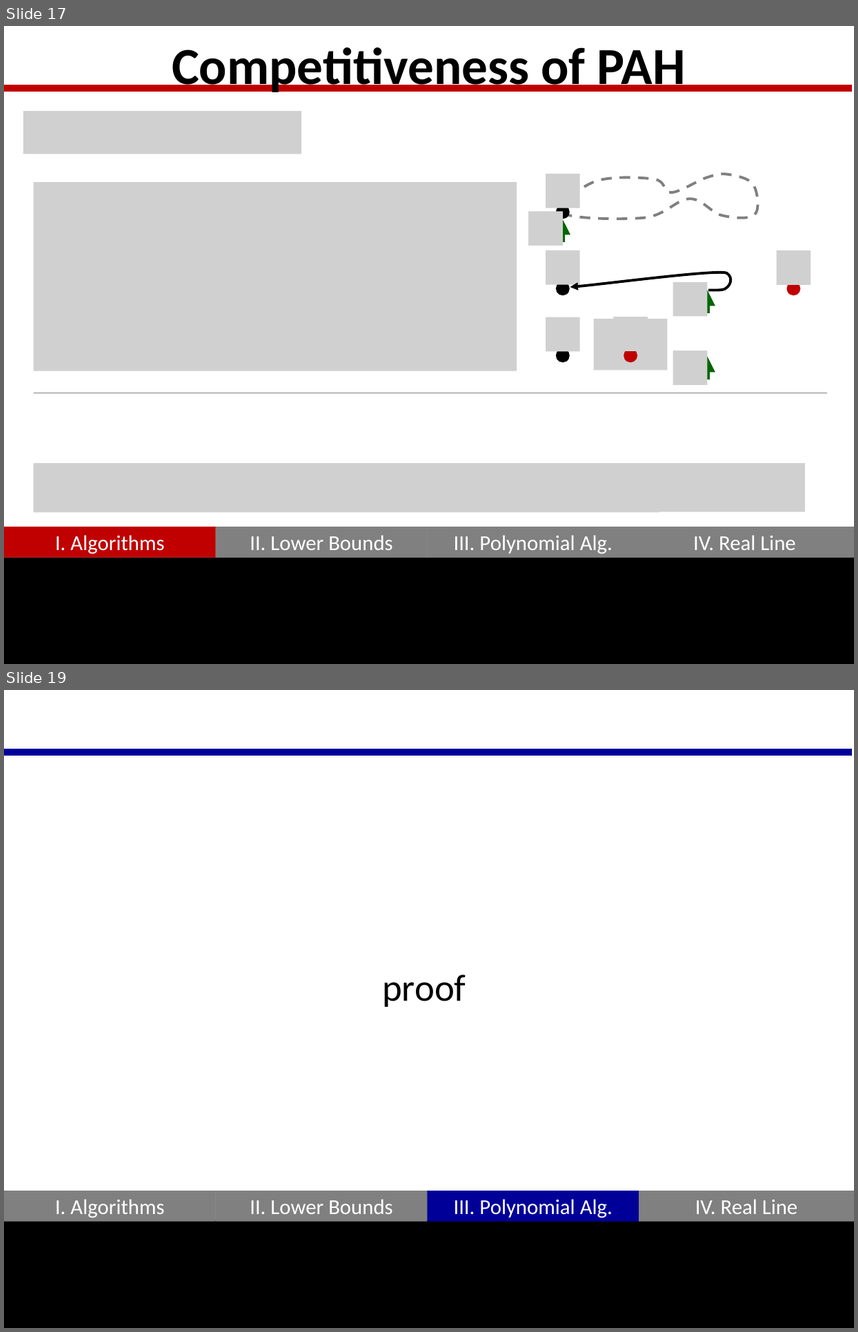
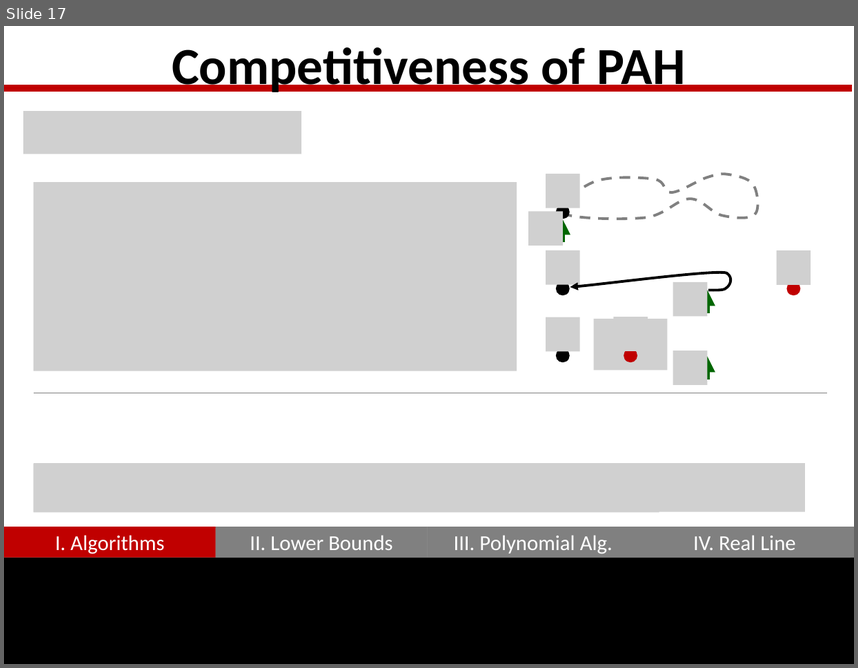
Before and after one commit to GraffL/talk-online-tsp, a slide deck: Präsentation43.pptx. Shown one above the other, each under a label of ours: slides 17 and 19 before the commit, slide 17 after it; the slides between them are not shown. The pictures are 858x1332 and 858x668 pixels, drawn with LibreOffice and Linux fonts; fonts in the diff are those of the drawing; grey boxes stand for pictures. Boxes give left, top, right and bottom in pixels: in the first picture for what was removed or moved away, otherwise in the second. Text is boxed around its words. In the diff, an @@ line names an element or a change of style, - is before the commit and + after.

Commit message:
Finished proof for CHR

```diff
--- a/Präsentation43.pptx
+++ b/Präsentation43.pptx
@@ slide 19 removed at [4, 690, 854, 1328], background #FFFFFF; not listed: 6 template elements that a slide beside it also shows @@
@@ line removed from (4, 752) to (853, 752) @@
@@ text removed at [382, 974, 466, 1007] @@
-proof
@@ rectangle removed at [4, 1191, 216, 1221] @@
-I. Algorithms
@@ rectangle removed at [428, 1191, 639, 1221] @@
-III. Polynomial Alg.
@@ rectangle removed at [639, 1191, 854, 1221] @@
-IV. Real Line
@@ rectangle removed at [4, 1221, 854, 1328] @@
@@ rectangle removed at [4, 1233, 854, 1328] @@
```
Also in this commit, not shown: 3 slides changed, 1 slide added.
